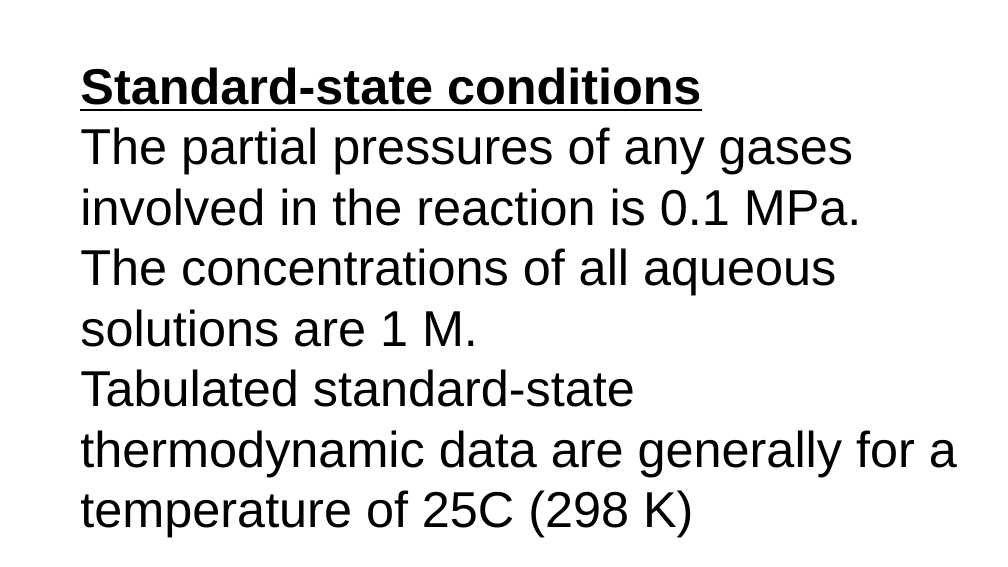
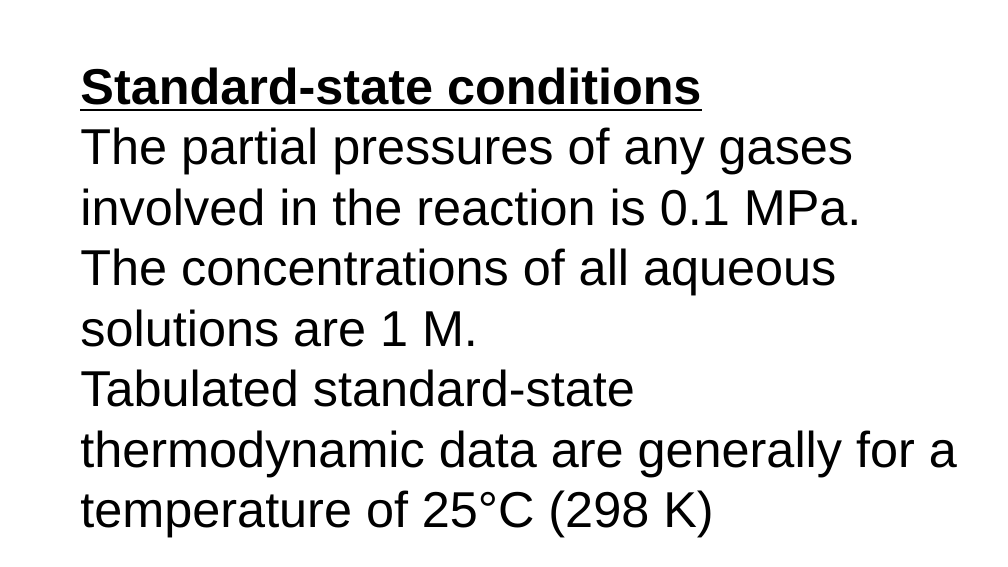
Before and after one commit to ajinkyabedekar/Chemistry-I, a slide deck: slide 5 of CHEMISTRY PRESENTATION.pptx. Drawn at 1008x567 pixels with LibreOffice and Linux fonts; fonts in the diff are those of the drawing. Boxes give left, top, right and bottom in pixels: in the first picture for what was removed or moved away, otherwise in the second. Text is boxed around its words. In the diff, an @@ line names an element or a change of style, - is before the commit and + after.

```diff
--- a/CHEMISTRY PRESENTATION.pptx
+++ b/CHEMISTRY PRESENTATION.pptx
@@ text at <box>80,369,957,537</box>: text changed @@
-Tabulated standard-state thermodynamic data are generally for a temperature of 25C (298 K)
+Tabulated standard-state thermodynamic data are generally for a temperature of 25°C (298 K)
```
Also in this commit, not shown: 5 slides added, 10 other files.
